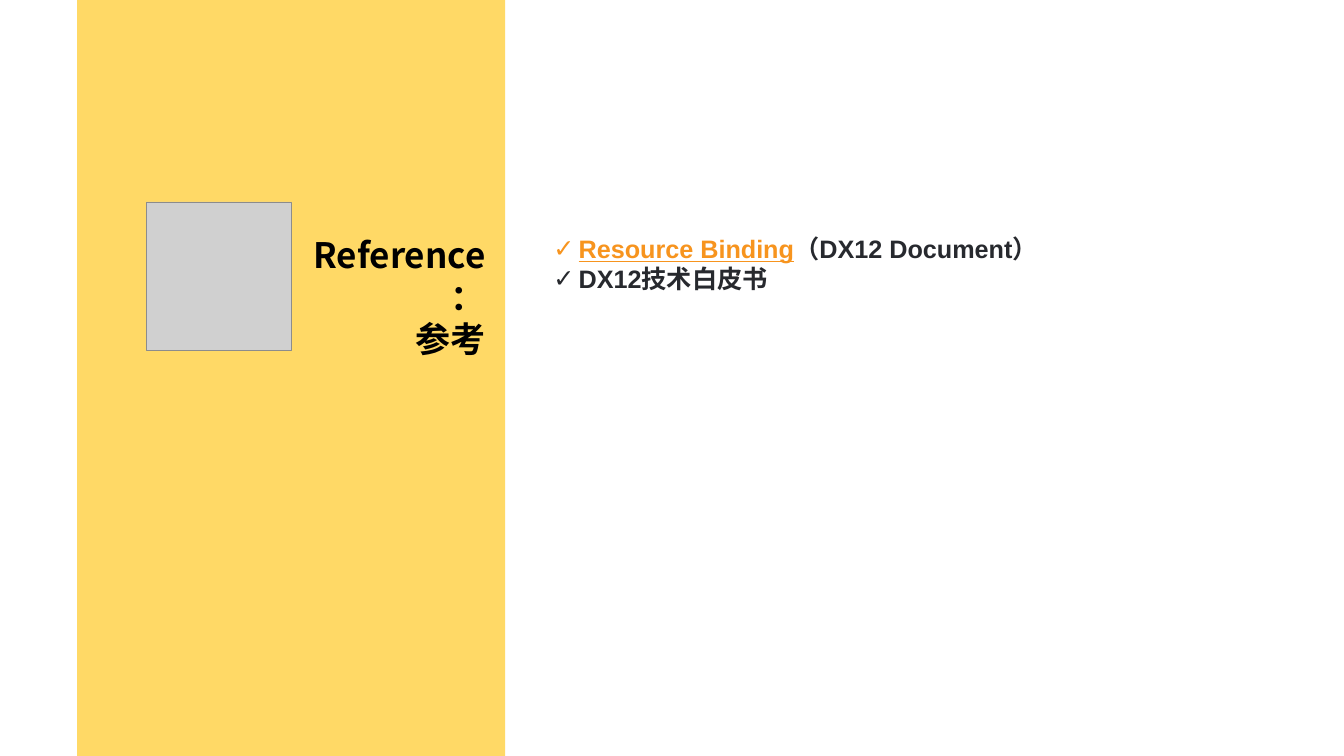
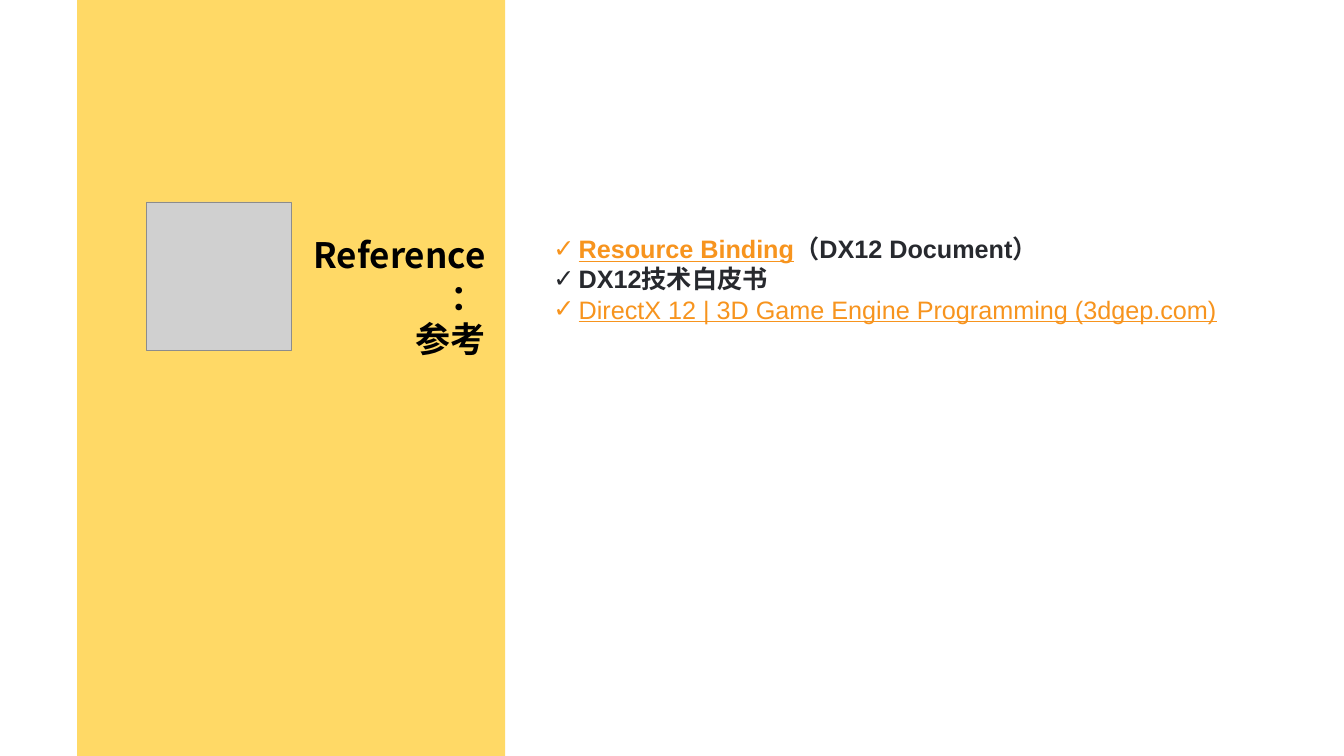
Before and after one commit to doomlover/KSGameEngineTutorials, a slide deck: slide 32 of PPTs/05.深入DX12绘制二.pptx. Drawn at 1344x756 pixels with LibreOffice and Linux fonts; fonts in the diff are those of the drawing; grey boxes stand for pictures. Boxes give left, top, right and bottom in pixels: in the first picture for what was removed or moved away, otherwise in the second. Text is boxed around its words. In the diff, an @@ line names an element or a change of style, - is before the commit and + after.

```diff
--- a/PPTs/05.深入DX12绘制二.pptx
+++ b/PPTs/05.深入DX12绘制二.pptx
@@ text at bbox=[579, 300, 1216, 324]: paragraph added @@
+✓ DirectX 12 | 3D Game Engine Programming (3dgep.com)
```
Also in this commit, not shown: 8 other slides changed.
